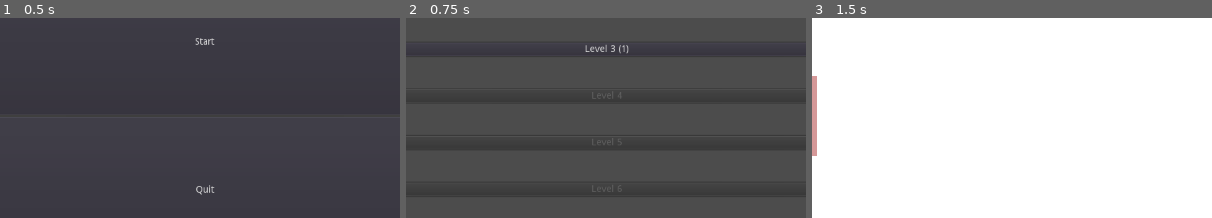
Above: before the commit, frames 1-3 (left to right).
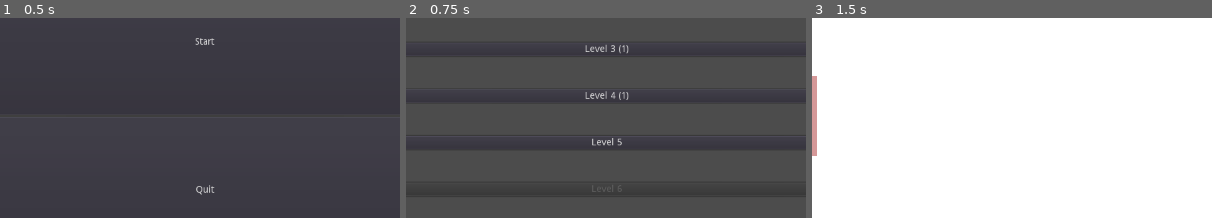
Above: after the commit, the same moments.

Repository: sisipun/SleepyCity
Game: Godot game, scene res://scenes/MainMenu.tscn
Same seed, same stepped clock (60 frames per second), same inputs: the game is played once before the commit and once after it.
Inputs:
- Up to frame 1 (0.5 s): no input
- Up to frame 2 (0.75 s): click "Start" at 0.5 s
- Up to frame 3 (1.5 s): click "Level 1 (1)" at 1.25 s
The pictures show only the part of the screen within x 24-74%, y 26-76%; the shares and areas given below are measured in that part.

Frame 1 is identical in both runs. In frame 2, 0.3% of the frame differs, in the area x 44-56%, y 36-64%; in frame 3, nothing differs.

Commit message:
Fix opened level bug

Diff:
--- a/saves/levels.json
+++ b/saves/levels.json
@@ -1 +1 @@
-[{"alive_max_count":3,"attempt_count":1,"born_condition":[3] …(624 unchanged characters)… 0},{"alive_max_count":3,"attempt_count":0,"born_condition":[3],"completed":false,"height":10,"opened":true,"step_count":1,"survive_condition":[2,3],"targets":[{"x":4,"y":4},{"x":4,"y":5},{"x":4,"y":6}],"width":20},{"alive_max_count":3,"attempt_count":0,"born_condition":[3],"completed":false,"height":10,"opened":false,"step_count":1,"survive_condition":[2, …(1341 unchanged characters)…
+[{"alive_max_count":3,"attempt_count":1,"born_condition":[3] …(624 unchanged characters)… 0},{"alive_max_count":3,"attempt_count":1,"born_condition":[3],"completed":true,"height":10,"opened":true,"step_count":1,"survive_condition":[2,3],"targets":[{"x":4,"y":4},{"x":4,"y":5},{"x":4,"y":6}],"width":20},{"alive_max_count":3,"attempt_count":0,"born_condition":[3],"completed":false,"height":10,"opened":true,"step_count":1,"survive_condition":[2, …(1341 unchanged characters)…
--- a/scenes/Cell.tscn
+++ b/scenes/Cell.tscn
@@ -2,32 +2,32 @@
 
 [ext_resource path="res://scripts/Cell.gd" type="Script" id=1]
 [ext_resource path="res://assets/target_cell.png" type="Texture" id=2]
-[ext_resource path="res://assets/dead/dead_01.png" type="Texture" id=3]
-[ext_resource path="res://assets/dead/dead_02.png" type="Texture" id=4]
-[ext_resource path="res://assets/dead/dead_03.png" type="Texture" id=5]
-[ext_resource path="res://assets/dead/dead_04.png" type="Texture" id=6]
-[ext_resource path="res://assets/dead/dead_05.png" type="Texture" id=7]
-[ext_resource path="res://assets/dead/dead_06.png" type="Texture" id=8]
-[ext_resource path="res://assets/dead/dead_07.png" type="Texture" id=9]
-[ext_resource path="res://assets/dead/dead_08.png" type="Texture" id=10]
-[ext_resource path="res://assets/dead/dead_09.png" type="Texture" id=11]
-[ext_resource path="res://assets/dead/dead_10.png" type="Texture" id=12]
-[ext_resource path="res://assets/dead/dead_11.png" type="Texture" id=13]
-[ext_resource path="res://assets/dead/dead_12.png" type="Texture" id=14]
-[ext_resource path="res://assets/dead/dead_13.png" type="Texture" id=15]
-[ext_resource path="res://assets/alive/alive_01.png" type="Texture" id=16]
-[ext_resource path="res://assets/alive/alive_02.png" type="Texture" id=17]
-[ext_resource path="res://assets/alive/alive_03.png" type="Texture" id=18]
-[ext_resource path="res://assets/alive/alive_04.png" type="Texture" id=19]
-[ext_resource path="res://assets/alive/alive_05.png" type="Texture" id=20]
-[ext_resource path="res://assets/alive/alive_06.png" type="Texture" id=21]
-[ext_resource path="res://assets/alive/alive_07.png" type="Texture" id=22]
-[ext_resource path="res://assets/alive/alive_08.png" type="Texture" id=23]
-[ext_resource path="res://assets/alive/alive_09.png" type="Texture" id=24]
-[ext_resource path="res://assets/alive/alive_10.png" type="Texture" id=25]
-[ext_resource path="res://assets/alive/alive_11.png" type="Texture" id=26]
-[ext_resource path="res://assets/alive/alive_12.png" type="Texture" id=27]
-[ext_resource path="res://assets/alive/alive_13.png" type="Texture" id=28]
+[ext_resource path="res://assets/alive/alive_01.png" type="Texture" id=3]
+[ext_resource path="res://assets/alive/alive_02.png" type="Texture" id=4]
+[ext_resource path="res://assets/alive/alive_03.png" type="Texture" id=5]
+[ext_resource path="res://assets/alive/alive_04.png" type="Texture" id=6]
+[ext_resource path="res://assets/alive/alive_05.png" type="Texture" id=7]
+[ext_resource path="res://assets/alive/alive_06.png" type="Texture" id=8]
+[ext_resource path="res://assets/alive/alive_07.png" type="Texture" id=9]
+[ext_resource path="res://assets/alive/alive_08.png" type="Texture" id=10]
+[ext_resource path="res://assets/alive/alive_09.png" type="Texture" id=11]
+[ext_resource path="res://assets/alive/alive_10.png" type="Texture" id=12]
+[ext_resource path="res://assets/alive/alive_11.png" type="Texture" id=13]
+[ext_resource path="res://assets/alive/alive_12.png" type="Texture" id=14]
+[ext_resource path="res://assets/alive/alive_13.png" type="Texture" id=15]
+[ext_resource path="res://assets/dead/dead_01.png" type="Texture" id=16]
+[ext_resource path="res://assets/dead/dead_02.png" type="Texture" id=17]
+[ext_resource path="res://assets/dead/dead_03.png" type="Texture" id=18]
+[ext_resource path="res://assets/dead/dead_04.png" type="Texture" id=19]
+[ext_resource path="res://assets/dead/dead_05.png" type="Texture" id=20]
+[ext_resource path="res://assets/dead/dead_06.png" type="Texture" id=21]
+[ext_resource path="res://assets/dead/dead_07.png" type="Texture" id=22]
+[ext_resource path="res://assets/dead/dead_08.png" type="Texture" id=23]
+[ext_resource path="res://assets/dead/dead_09.png" type="Texture" id=24]
+[ext_resource path="res://assets/dead/dead_10.png" type="Texture" id=25]
+[ext_resource path="res://assets/dead/dead_11.png" type="Texture" id=26]
+[ext_resource path="res://assets/dead/dead_12.png" type="Texture" id=27]
+[ext_resource path="res://assets/dead/dead_13.png" type="Texture" id=28]
 
 [sub_resource type="RectangleShape2D" id=1]
 
@@ -40,21 +40,18 @@
 }, {
 "frames": [ ExtResource( 3 ), ExtResource( 4 ), ExtResource( 5 ), ExtResource( 6 ), ExtResource( 7 ), ExtResource( 8 ), ExtResource( 9 ), ExtResource( 10 ), ExtResource( 11 ), ExtResource( 12 ), ExtResource( 13 ), ExtResource( 14 ), ExtResource( 15 ) ],
 "loop": false,
-"name": "dead",
+"name": "alive",
 "speed": 60.0
 }, {
 "frames": [ ExtResource( 16 ), ExtResource( 17 ), ExtResource( 18 ), ExtResource( 19 ), ExtResource( 20 ), ExtResource( 21 ), ExtResource( 22 ), ExtResource( 23 ), ExtResource( 24 ), ExtResource( 25 ), ExtResource( 26 ), ExtResource( 27 ), ExtResource( 28 ) ],
 "loop": false,
-"name": "alive",
+"name": "dead",
 "speed": 60.0
 } ]
 
 [node name="Cell" type="Area2D"]
 gravity_vec = Vector2( -0.75, 1 )
 script = ExtResource( 1 )
-
-[node name="Sprite" type="Sprite" parent="."]
-visible = false
 
 [node name="Collision" type="CollisionShape2D" parent="."]
 shape = SubResource( 1 )
--- a/scripts/Cell.gd
+++ b/scripts/Cell.gd
@@ -8,9 +8,6 @@
 
 const sprite_size = 1024
 
-#var alive_texture = preload("res://assets/alive_cell.png")
-#var dead_texture = preload("res://assets/dead_cell.png")
-#var target_texture = preload("res://assets/target_cell.png")
 export var type = Type.DEAD
 var coord_x = 0
 var coord_y = 0
--- a/scripts/Levels.gd
+++ b/scripts/Levels.gd
@@ -54,8 +54,8 @@
 			dict["survive_condition"],
 			dict["step_count"],
 			targets,
+			dict["opened"],
 			dict["completed"],
-			dict["opened"],
 			dict["attempt_count"]
 		)
 
